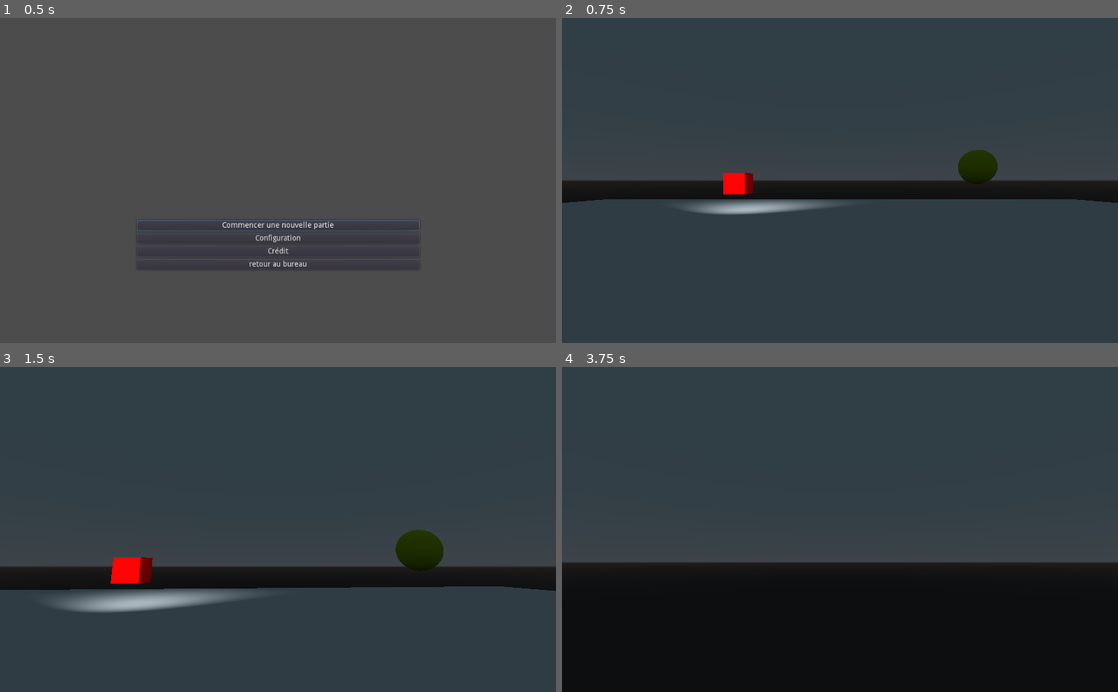
Above: before the commit, frames 1-4 (two rows, left to right).
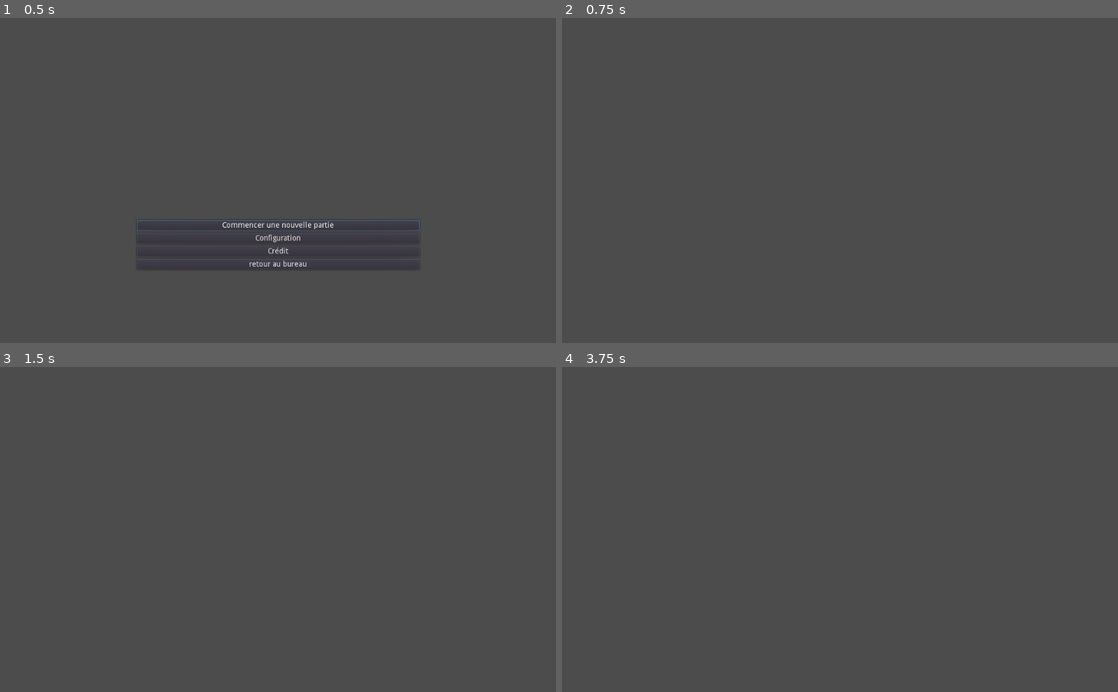
Above: after the commit, the same moments.

Repository: Gorzon38/EscapeGamesNSI
Game: Godot game, scene res://menu/Menu.tscn
Two runs of this game, one before a commit and one after it. Both use one fixed random seed, a clock stepped at 60 frames per second and the inputs below. This scene is started directly instead of the project's main scene.
Inputs (mouse positions are in pixels of both pictures, inside the frame that each line leads up to):
- Up to frame 1 (0.5 s): no input
- Up to frame 2 (0.75 s): click "Configuration" at 0.5 s
- Up to frame 3 (1.5 s): tap Enter at 1.25 s; move the mouse to (305, 529) at 1.27 s; hold W (move_forward) from 1.28 s (still down); tap E (Interact) at 1.35 s
- Up to frame 4 (3.75 s): keep holding W (move_forward); move the mouse to (812, 529) at 2.02 s; tap F at 2.1, 3.6 s; move the mouse to (851, 523) at 2.77 s; tap E (Interact) at 2.85 s; tap Space at 3.5 s; move the mouse to (834, 536) at 3.52 s

Frame 1 is identical in both runs. In frame 2, 83% of the frame differs, in the area x 0-100%, y 0-100%; in frame 3, 83%; in frame 4, 83%.

Commit message:
menu

Diff:
--- /dev/null
+++ b/Menu/Credit.tscn
@@ -0,0 +1,5 @@
+[gd_scene format=2]
+
+[node name="Control" type="Control"]
+anchor_right = 1.0
+anchor_bottom = 1.0
--- a/Menu/Main-Menu.gd
+++ b/Menu/Main-Menu.gd
@@ -21,8 +21,10 @@
 
 
 func _on_Option_pressed():
-	get_tree().change_scene("res://Main.tscn")
+	get_tree().change_scene("res://Menu/Option_menu.tscn")
 
+func _on_Crdit_pressed():
+	get_tree().change_scene("res://Menu/Credit.tscn")
 
 func _on_Quit_pressed():
 	get_tree().quit()
--- a/menu/Menu.tscn
+++ b/menu/Menu.tscn
@@ -42,4 +42,5 @@
 
 [connection signal="pressed" from="VBoxContainer/Play" to="." method="_on_Play_pressed"]
 [connection signal="pressed" from="VBoxContainer/Option" to="." method="_on_Option_pressed"]
+[connection signal="pressed" from="VBoxContainer/Crédit" to="." method="_on_Crdit_pressed"]
 [connection signal="pressed" from="VBoxContainer/Quit" to="." method="_on_Quit_pressed"]
